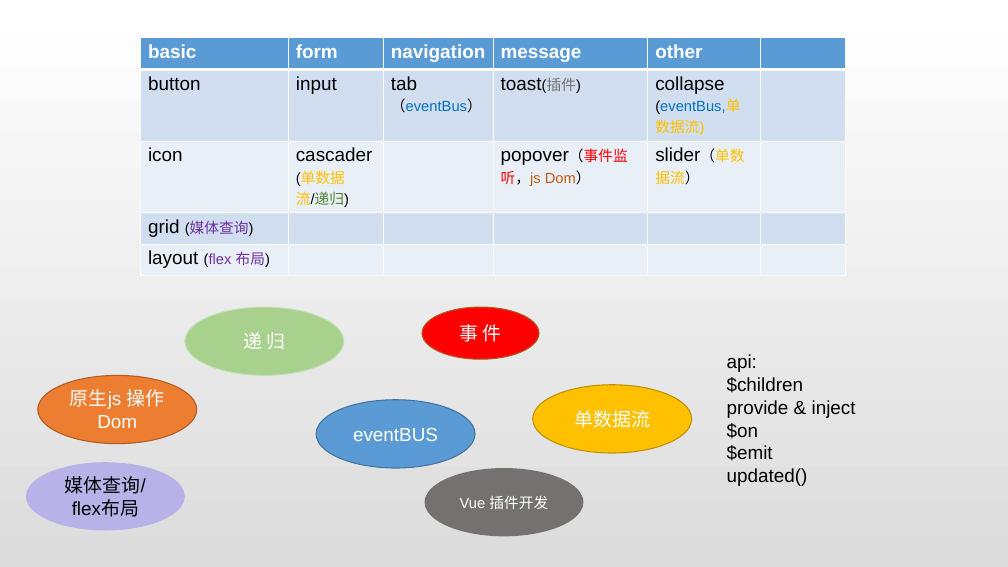
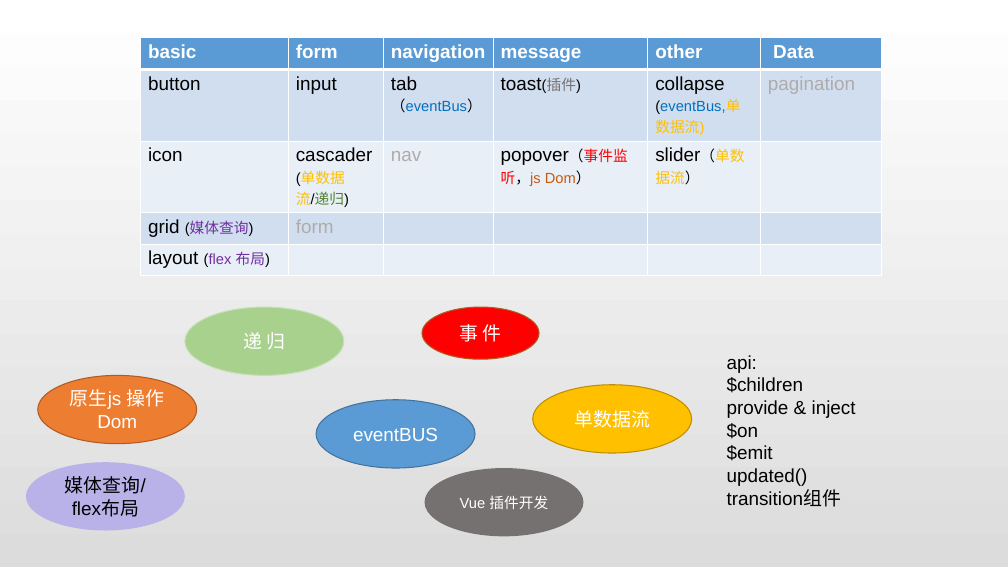
Before and after one commit to Firenzia/sakura-ui, a slide deck: slide 2 of note/UI总结.pptx. Drawn at 1008x567 pixels with LibreOffice and Linux fonts; fonts in the diff are those of the drawing. Boxes give left, top, right and bottom in pixels: in the first picture for what was removed or moved away, otherwise in the second. Text is boxed around its words. In the diff, an @@ line names an element or a change of style, - is before the commit and + after.

```diff
--- a/note/UI总结.pptx
+++ b/note/UI总结.pptx
@@ table at (141,38,882,272) @@
-row 1, column 6: 
+row 1, column 6: Data
-row 2, column 6: 
+row 2, column 6: pagination
-row 3, column 3: 
+row 3, column 3: nav
-row 4, column 2: 
+row 4, column 2: form
@@ table: place and size @@
-table at (141,38,846,272)
+table at (141,38,882,272)
@@ text at (727,490,842,507): paragraph added @@
+transition组件
```
Also in this commit, not shown: 3 other files.
